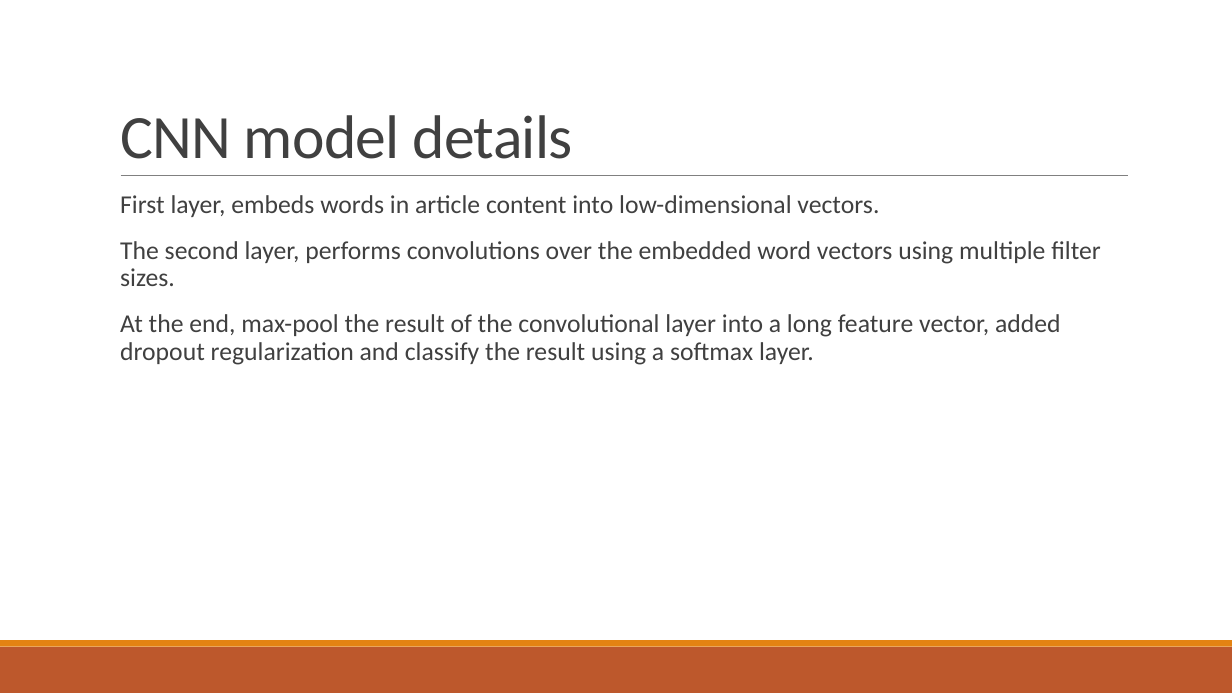
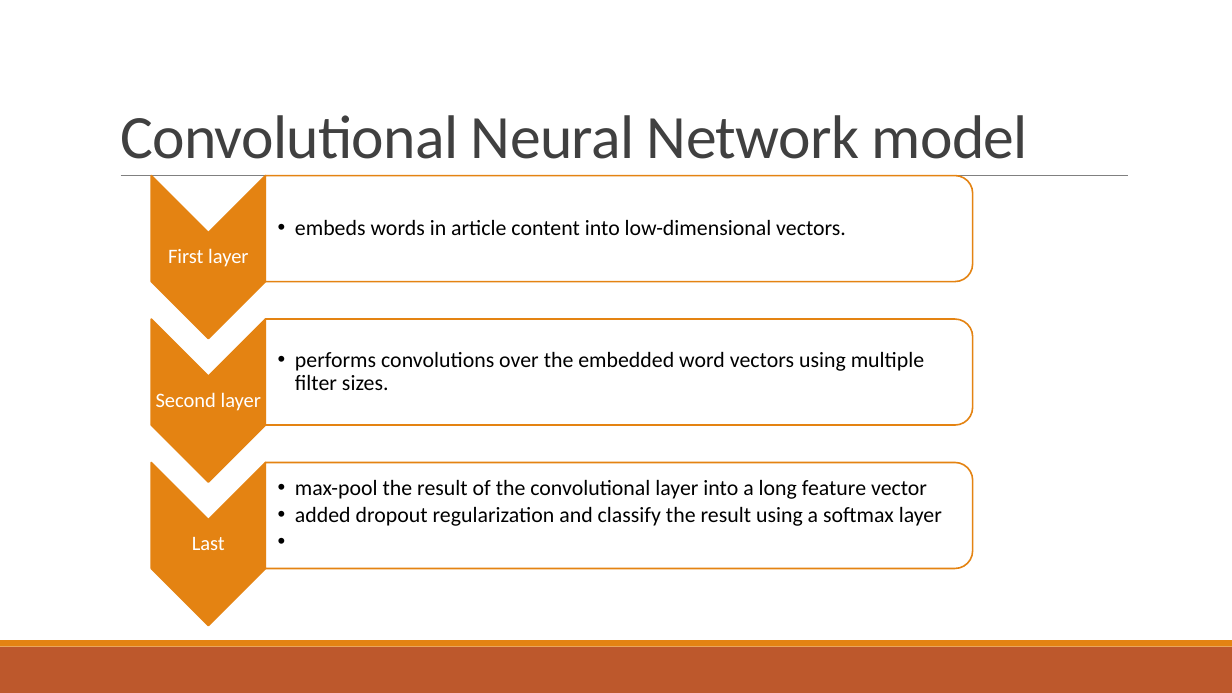
Before and after one commit to yanglinfang/W266FakeNewsIdentification, a slide deck: slide 5 of Low Quality News Identification.pptx. Drawn at 1232x693 pixels with LibreOffice and Linux fonts; fonts in the diff are those of the drawing. Boxes give left, top, right and bottom in pixels: in the first picture for what was removed or moved away, otherwise in the second. Text is boxed around its words. In the diff, an @@ line names an element or a change of style, - is before the commit and + after.

Commit message:
update

```diff
--- a/Low Quality News Identification.pptx
+++ b/Low Quality News Identification.pptx
@@ title at <box>120,115,1028,159</box>: text changed @@
-CNN model details
+Convolutional Neural Network model
@@ text removed at <box>120,195,1101,365</box> @@
-  First layer, embeds words in article content into low-dimensional vectors.
-  The second layer, performs convolutions over the embedded word vectors using multiple filter sizes.
-  At the end, max-pool the result of the convolutional layer into a long feature vector, added dropout regularization and classify the result using a softmax layer.
@@ group added at <box>151,176,973,626</box>: 6 texts, 3 chevrons, 3 round same rects @@
+First layer
+  • embeds words in article content into low-dimensional vectors.
+Second layer
+  • performs convolutions over the embedded word vectors using multiple filter sizes.
+Last
+  • max-pool the result of the convolutional layer into a long feature vector
+  • added dropout regularization and classify the result using a softmax layer
```
Also in this commit, not shown: 3 other slides changed, 3 slides added, 1 slide removed.
